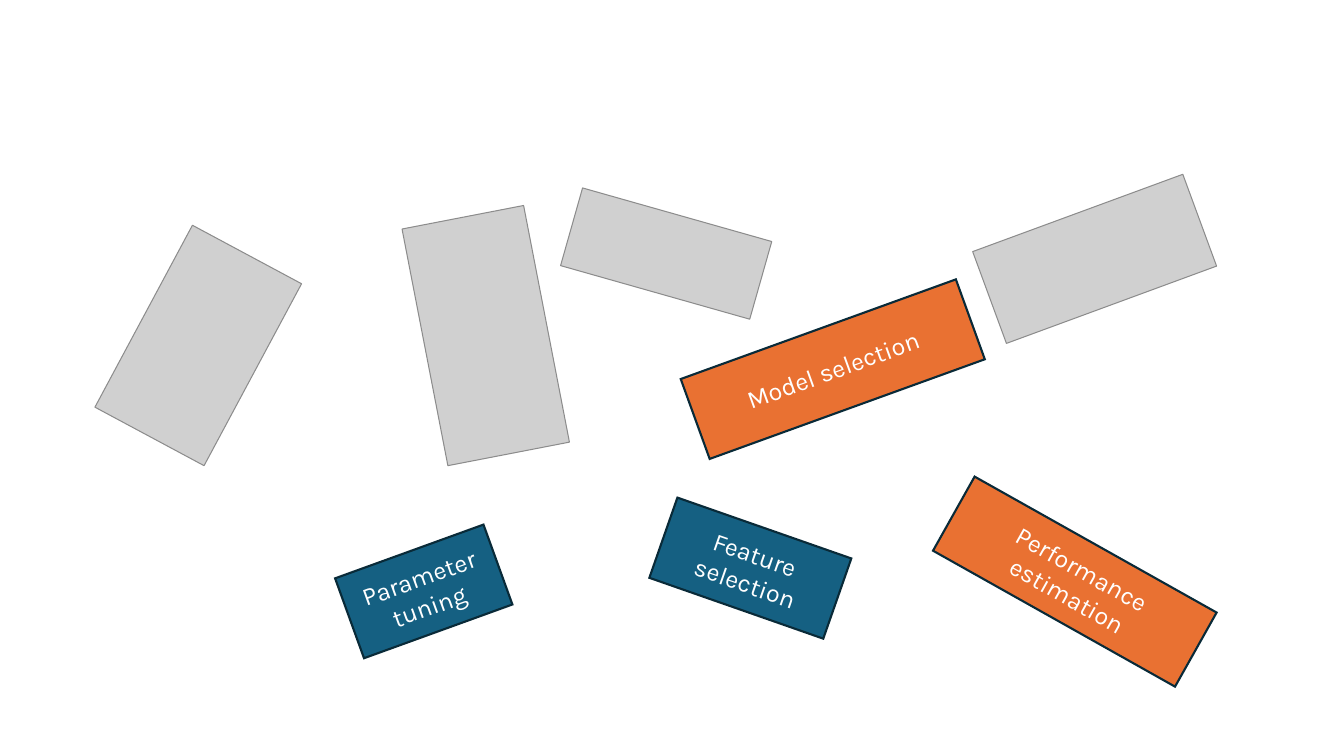
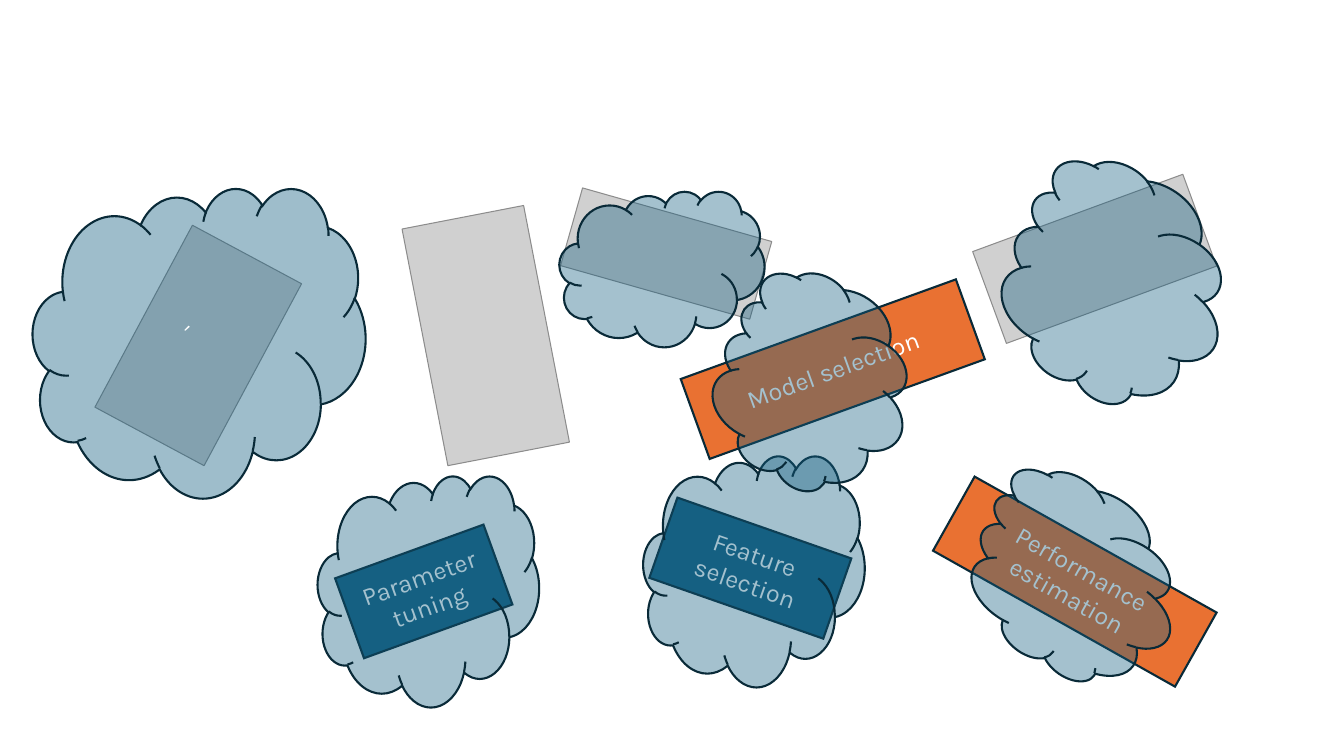
Before and after one commit to mbp-lab/sose26-real-world-problems-ai, a slide deck: slide 1 of content/chapter2/images/k-fold.pptx. Drawn at 1344x756 pixels with LibreOffice and Linux fonts; fonts in the diff are those of the drawing; grey boxes stand for pictures. Boxes give left, top, right and bottom in pixels: in the first picture for what was removed or moved away, otherwise in the second. Text is boxed around its words. In the diff, an @@ line names an element or a change of style, - is before the commit and + after.

```diff
--- a/content/chapter2/images/k-fold.pptx
+++ b/content/chapter2/images/k-fold.pptx
@@ cloud added at [958, 128, 1274, 442], fill #156082 at 39% opacity, outline #092A39 1.5 pt @@
@@ cloud added at [33, 188, 366, 497], fill #156082 at 41% opacity, outline #092A39 1.5 pt, 18 pt, text #FFFFFF @@
+´
@@ cloud added at [560, 192, 764, 347], fill #156082 at 39% opacity, outline #092A39 1.5 pt @@
@@ cloud added at [674, 244, 954, 525], fill #156082 at 39% opacity, outline #092A39 1.5 pt @@
@@ cloud added at [933, 442, 1217, 716], fill #156082 at 39% opacity, outline #092A39 1.5 pt @@
@@ cloud added at [318, 476, 539, 707], fill #156082 at 39% opacity, outline #092A39 1.5 pt @@
@@ cloud added at [643, 456, 865, 687], fill #156082 at 39% opacity, outline #092A39 1.5 pt @@
```
Also in this commit, not shown: 17 other files.
